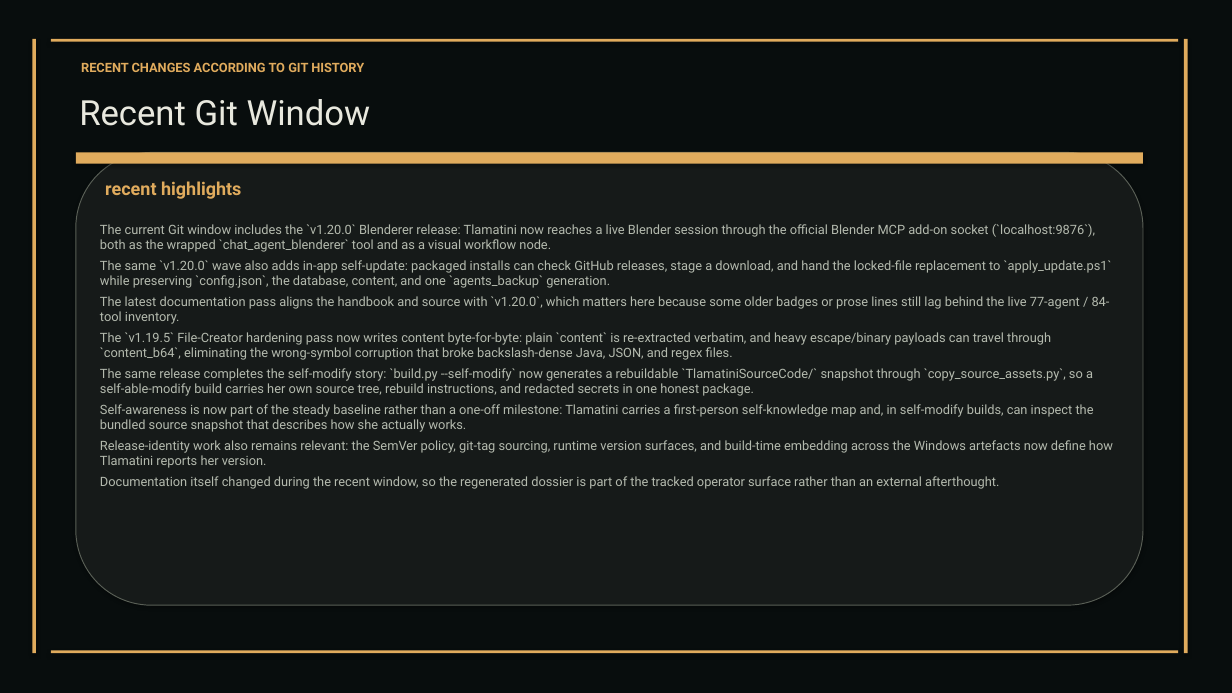
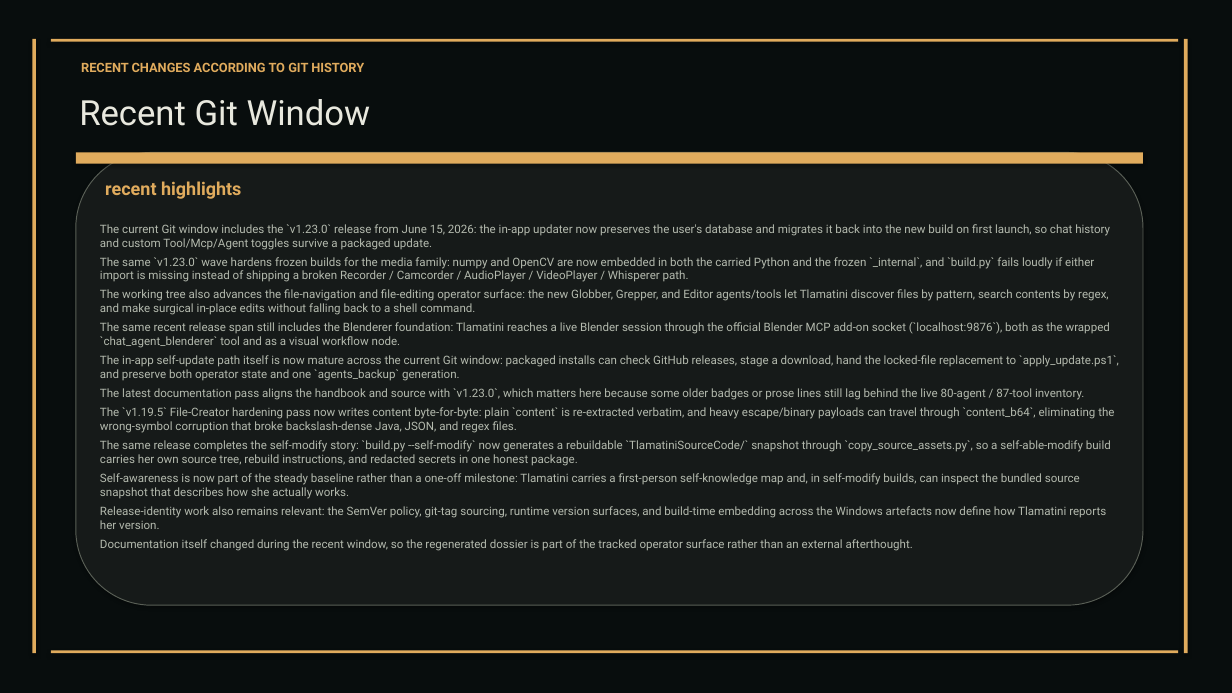
Before and after one commit to XAIHT/Tlamatini, a slide deck: slide 63 of Tlamatini_eXtended_Artificial_Intelligence_Humanly_Tempered.pptx. Drawn at 1232x693 pixels with LibreOffice and Linux fonts; fonts in the diff are those of the drawing. Boxes give left, top, right and bottom in pixels: in the first picture for what was removed or moved away, otherwise in the second. Text is boxed around its words. In the diff, an @@ line names an element or a change of style, - is before the commit and + after.

Commit message:
Update of documentation md and visual, by Tlamatini's-AutoBot.

```diff
--- a/Tlamatini_eXtended_Artificial_Intelligence_Humanly_Tempered.pptx
+++ b/Tlamatini_eXtended_Artificial_Intelligence_Humanly_Tempered.pptx
@@ text at box(100, 224, 1119, 400): text changed; size 10 to 9 pt @@
-The current Git window includes the `v1.20.0` Blenderer release: Tlamatini now reaches a live Blender session through the official Blender MCP add-on socket (`localhost:9876`), both as the wrapped `chat_agent_blenderer` tool and as a visual workflow node.
-The same `v1.20.0` wave also adds in-app self-update: packaged installs can check GitHub releases, stage a download, and hand the locked-file replacement to `apply_update.ps1` while preserving `config.json`, the database, content, and one `agents_backup` generation.
-The latest documentation pass aligns the handbook and source with `v1.20.0`, which matters here because some older badges or prose lines still lag behind the live 77-agent / 84-tool inventory.
+The current Git window includes the `v1.23.0` release from June 15, 2026: the in-app updater now preserves the user's database and migrates it back into the new build on first launch, so chat history and custom Tool/Mcp/Agent toggles survive a packaged update.
+The same `v1.23.0` wave hardens frozen builds for the media family: numpy and OpenCV are now embedded in both the carried Python and the frozen `_internal`, and `build.py` fails loudly if either import is missing instead of shipping a broken Recorder / Camcorder / AudioPlayer / VideoPlayer / Whisperer path.
+The working tree also advances the file-navigation and file-editing operator surface: the new Globber, Grepper, and Editor agents/tools let Tlamatini discover files by pattern, search contents by regex, and make surgical in-place edits without falling back to a shell command.
+The same recent release span still includes the Blenderer foundation: Tlamatini reaches a live Blender session through the official Blender MCP add-on socket (`localhost:9876`), both as the wrapped `chat_agent_blenderer` tool and as a visual workflow node.
+The in-app self-update path itself is now mature across the current Git window: packaged installs can check GitHub releases, stage a download, hand the locked-file replacement to `apply_update.ps1`, and preserve both operator state and one `agents_backup` generation.
+The latest documentation pass aligns the handbook and source with `v1.23.0`, which matters here because some older badges or prose lines still lag behind the live 80-agent / 87-tool inventory.
@@ text at box(100, 407, 1114, 551): size 10 to 9 pt in "The `v1.19.5` File-Creator hardening pass now writes ...", "The same release completes the self-modify story: ...", "Self-awareness is now part of the steady ...", "Release-identity work also remains relevant: the SemVer ..." and 1 more places @@
```
Also in this commit, not shown: 60 other slides changed, 3 slides added, 6 other files.
